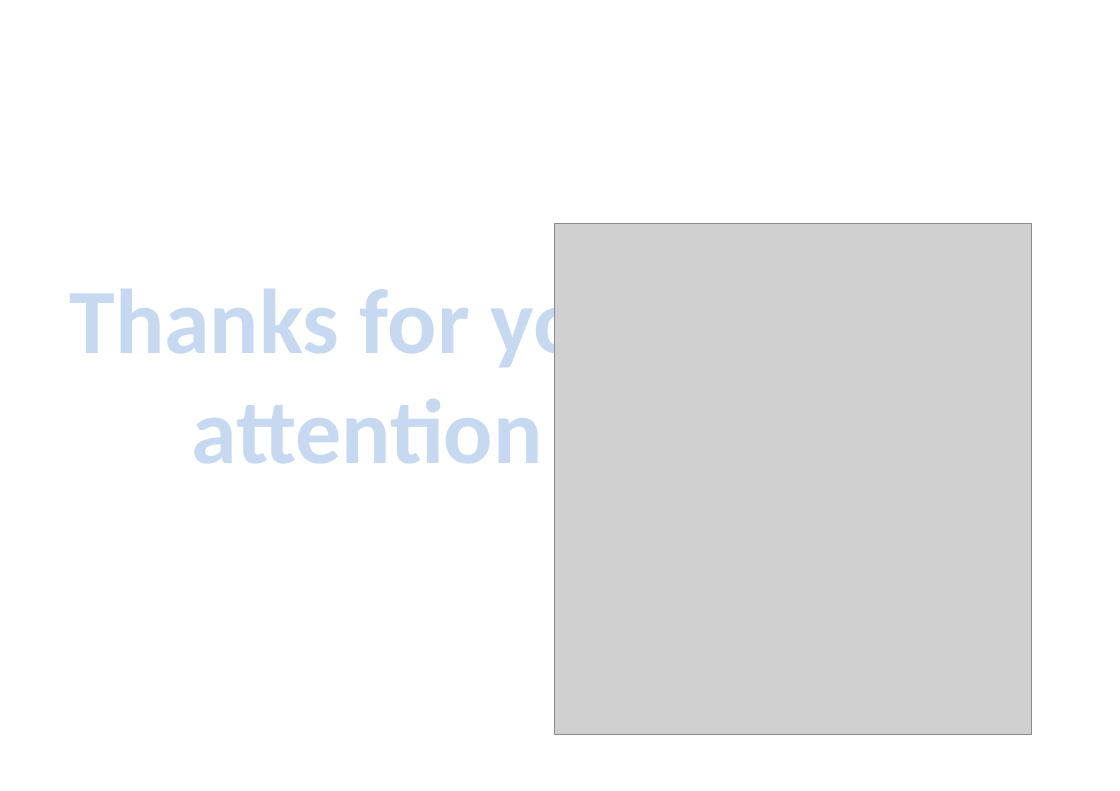
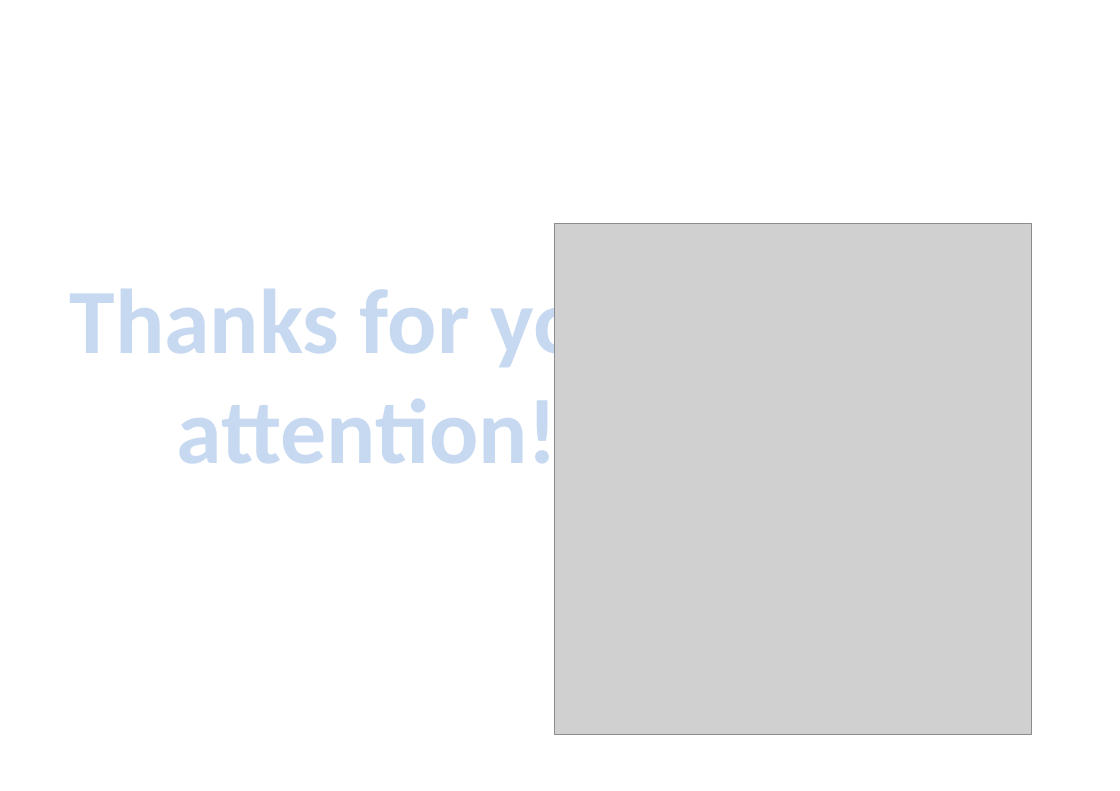
Before and after one commit to daotk/cdkpt, a slide deck: slide 13 of Anh Van/PPT_ThuyetTrinhAnhVan.pptx (slide 12 before the commit). Drawn at 1120x791 pixels with LibreOffice and Linux fonts; fonts in the diff are those of the drawing; grey boxes stand for pictures. Boxes give left, top, right and bottom in pixels: in the first picture for what was removed or moved away, otherwise in the second. Text is boxed around its words. In the diff, an @@ line names an element or a change of style, - is before the commit and + after.

```diff
--- a/Anh Van/PPT_ThuyetTrinhAnhVan.pptx
+++ b/Anh Van/PPT_ThuyetTrinhAnhVan.pptx
@@ text at [70,276,665,485]: text changed @@
-Thanks for your attention
+Thanks for your attention!
```
Also in this commit, not shown: 1 other slide changed, 1 slide added.
